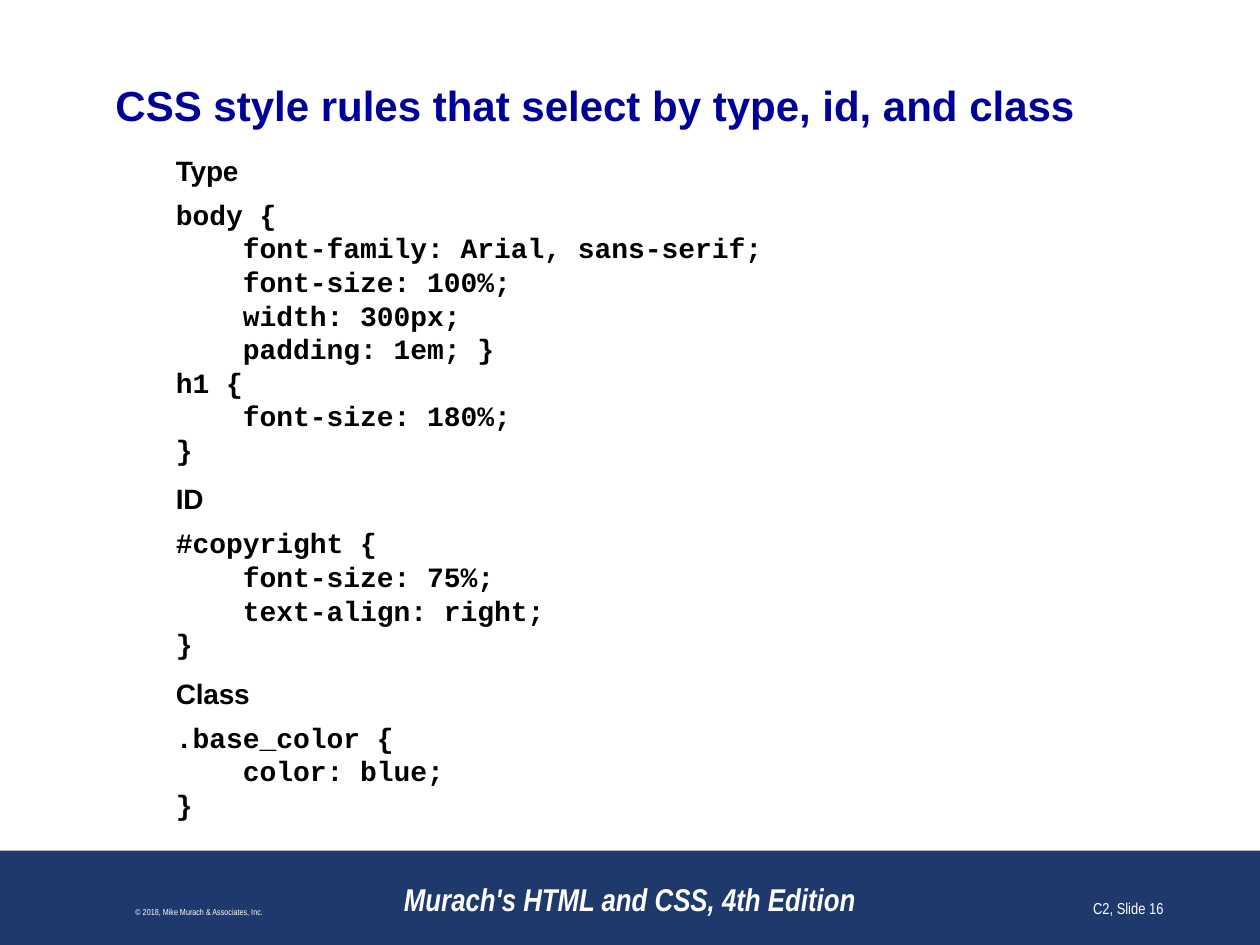
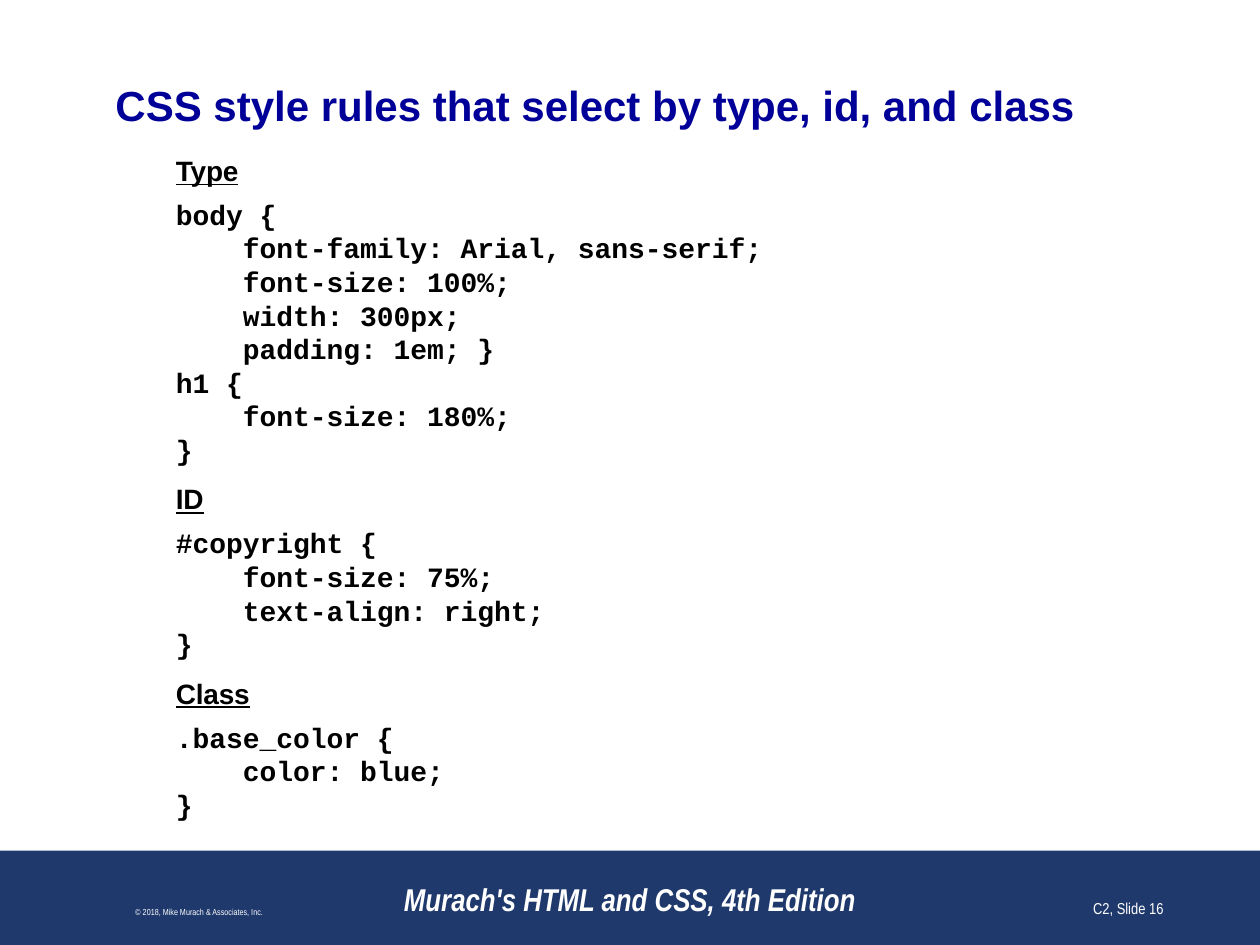
Before and after one commit to paulsmithkc/awd1000_base_lab_and_homework, a slide deck: slide 16 of murach_html_4e/slides/Chapter 2 slides.pptx. Drawn at 1260x945 pixels with LibreOffice and Linux fonts; fonts in the diff are those of the drawing; background and template pictures are left out. Boxes give left, top, right and bottom in pixels: in the first picture for what was removed or moved away, otherwise in the second. Text is boxed around its words. In the diff, an @@ line names an element or a change of style, - is before the commit and + after.

```diff
--- a/murach_html_4e/slides/Chapter 2 slides.pptx
+++ b/murach_html_4e/slides/Chapter 2 slides.pptx
@@ text at <box>176,161,250,708</box>: underline on in "Type", "ID", "Class" @@
```
Also in this commit, not shown: 2 other slides changed, 2 slides added, 2 other files.
